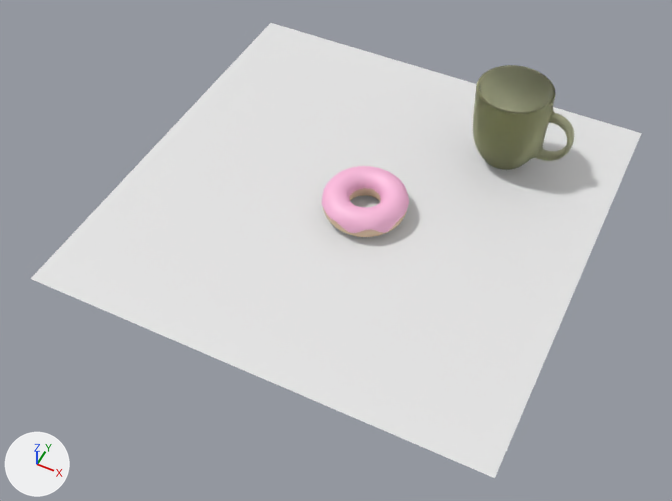
Before and after pictures for a commit that changed the Blender file doughnut scene.blend.
One viewpoint serves both versions: a 50 mm lens placed at (9.7, -21.1, 23.3), pointed at (0.2, -2.2, -0.3). Every picture has the same lights, and +X, +Y and +Z are marked at lower left.
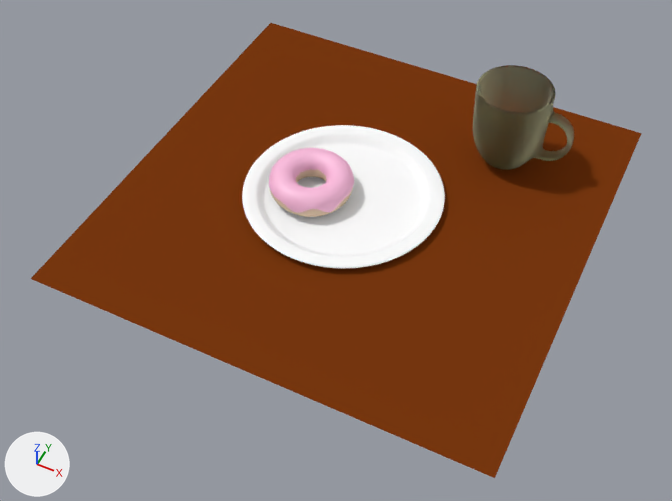
Pixel boxes (x1, y1, x2, y2) of what changed, in the pictures (672 x 501 px):
'Plane', recoloured (white to brown): (31, 23, 642, 478) in both
'Cylinder.001', added: after (242, 125, 445, 268)
'Torus.001', moved: before (322, 166, 409, 233); after (269, 148, 354, 213)
'Torus', moved: before (323, 188, 407, 237); after (270, 169, 353, 217)

What the commit changed:
Material 'Material.004' (mat_material_004) is new.
Its base color is (0.19, 0.0389, 0.00522) (brown #793810).
Material 'Material.003' (mat_material_003) is new.
Its base color is (1.0, 1.0, 1.0) (white #ffffff).
me_plane has 4 vertices, 1 face and spans x -1.0..1.0, y -1.0..1.0, z 0.0.
me_plane now uses material mat_material_004 (brown #793810).
Mesh me_cylinder is new.
It has 320 vertices, 290 faces and spans x -1.0..1.0, y -1.0..1.0, z -1.85..5.96.
It uses material mat_material_003 (white #ffffff).
Object 'Torus.001' (ob_torus_001) moves from (0.44, -0.38, 0.33) to (-1.64, -0.38, 0.35).
Object 'Torus' (ob_torus) moves from (0.44, -0.39, 0.48) to (-1.65, -0.39, 0.5).
Object 'Cylinder.001' (ob_cylinder_001) is new; it shows me_cylinder.
Its location is (-0.55, -0.07, 0.08).
Its scale is (3.58, 3.58, 0.0409).
It gains a SUBSURF modifier named 'Subsurf'.
Modifier setting: levels = 6.
